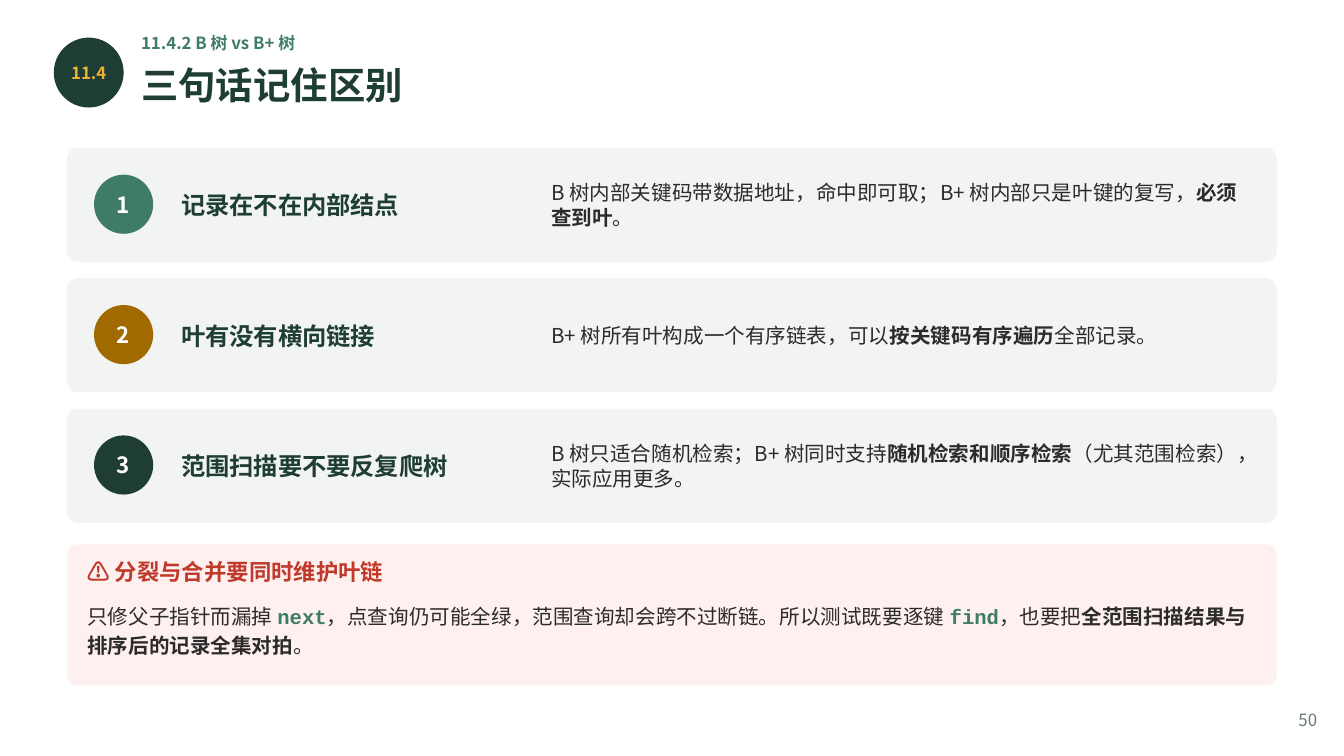
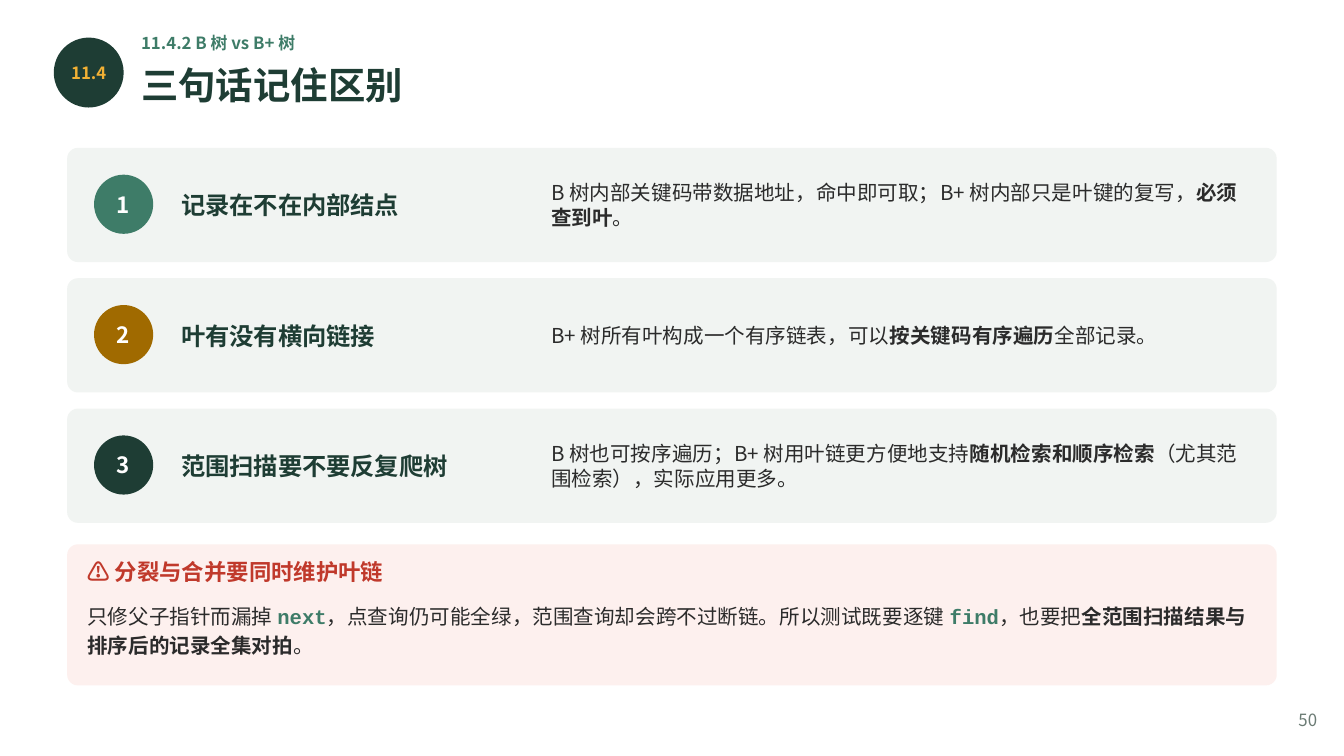
Before and after one commit to GMyhf/2026fall-cs201, a slide deck: slide 50 of courseware/202609_DSA_11_Index.pptx. Drawn at 1344x756 pixels with LibreOffice and Linux fonts; fonts in the diff are those of the drawing. Boxes give left, top, right and bottom in pixels: in the first picture for what was removed or moved away, otherwise in the second. Text is boxed around its words. In the diff, an @@ line names an element or a change of style, - is before the commit and + after.

```diff
--- a/courseware/202609_DSA_11_Index.pptx
+++ b/courseware/202609_DSA_11_Index.pptx
@@ text at [551, 443, 1238, 488]: text changed @@
-B 树只适合随机检索；B+ 树同时支持随机检索和顺序检索（尤其范围检索），实际应用更多。
+B 树也可按序遍历；B+ 树用叶链更方便地支持随机检索和顺序检索（尤其范围检索），实际应用更多。
```
Also in this commit, not shown: 2 other slides changed, 26 other files.
